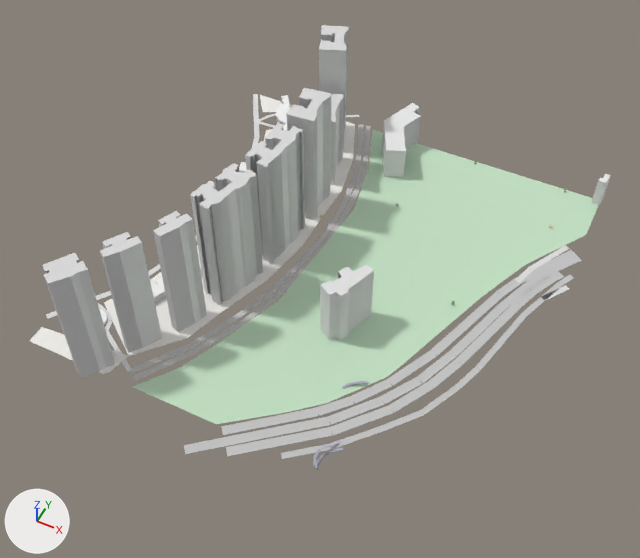
What one commit did to the glTF model white-model-six-districts/chunks/122_78_high.glb.
Both versions are drawn from a camera (50 mm lens) standing at (1550.0, 11109.0, 747.0) and looking at (1258.0, 11695.0, 15.0). The axes (+X, +Y, +Z) are drawn at lower left. The lights are the same throughout. The first picture is the older version. Vertices at exactly the same position are counted once.
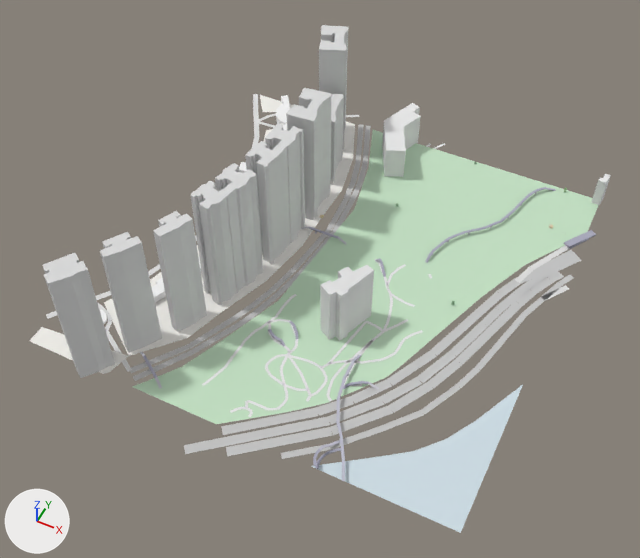
Changed parts and their boxes [x1, y1, x2, y2] in the pictures (640 x 558 px):
'Mesh_0', reshaped (14% taller): before [30, 25, 611, 469]; after [30, 25, 611, 533]
part 1 of me_mesh_0, added: after [140, 143, 596, 533]

Patch to the scene script:
```diff
--- a/white-model-six-districts/chunks/122_78_high.glb.py
+++ b/white-model-six-districts/chunks/122_78_high.glb.py
@@ me_mesh_0 @@
 # used by ob_mesh_0; location = (0.0, 0.0, 0.0)
-me_mesh_0.from_pydata(...)  # 1220 vertices, 1298 faces; spans x 993.0..1507.0, y 11457.0..12025.0, z -22.0..132.0
+me_mesh_0.from_pydata(...)  # 2803 vertices, 2389 faces; spans x 993.0..1511.0, y 11457.0..12025.0, z -24.0..132.0
+# me_mesh_0 part 1: 1343 vertices added at x 1117.0..1511.0, y 11496.0..12018.0, z -24.0..-13.0
+# other edits to the shape of me_mesh_0 do not show in these pictures
 me_mesh_0.materials.append(mat_material_0)
```
